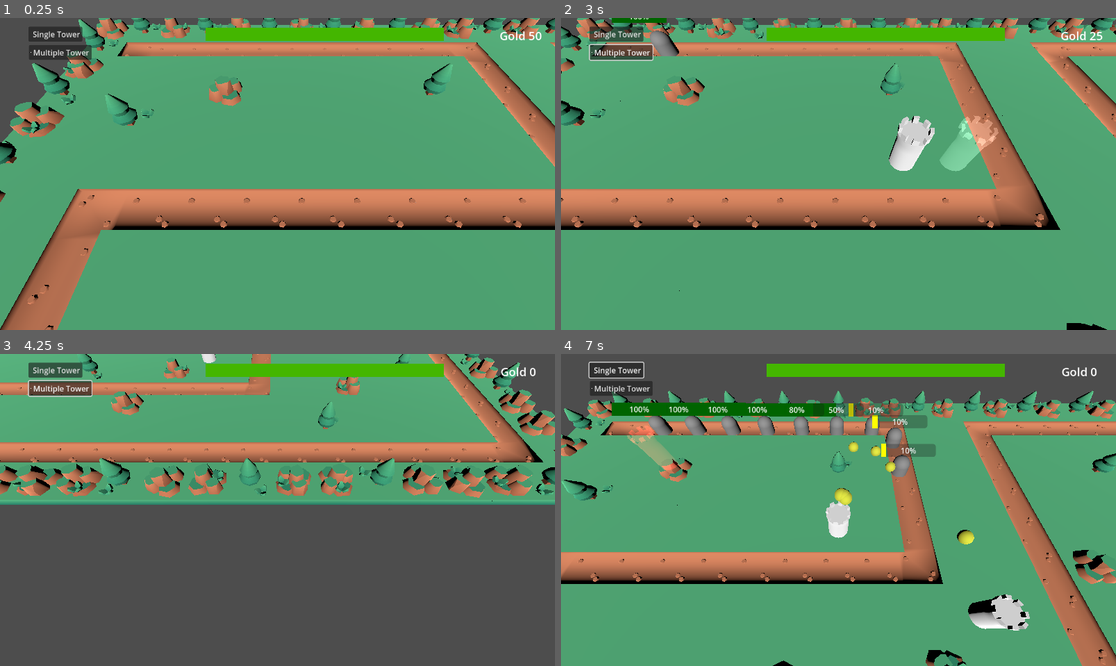
Above: before the commit, frames 1-4 (two rows, left to right).
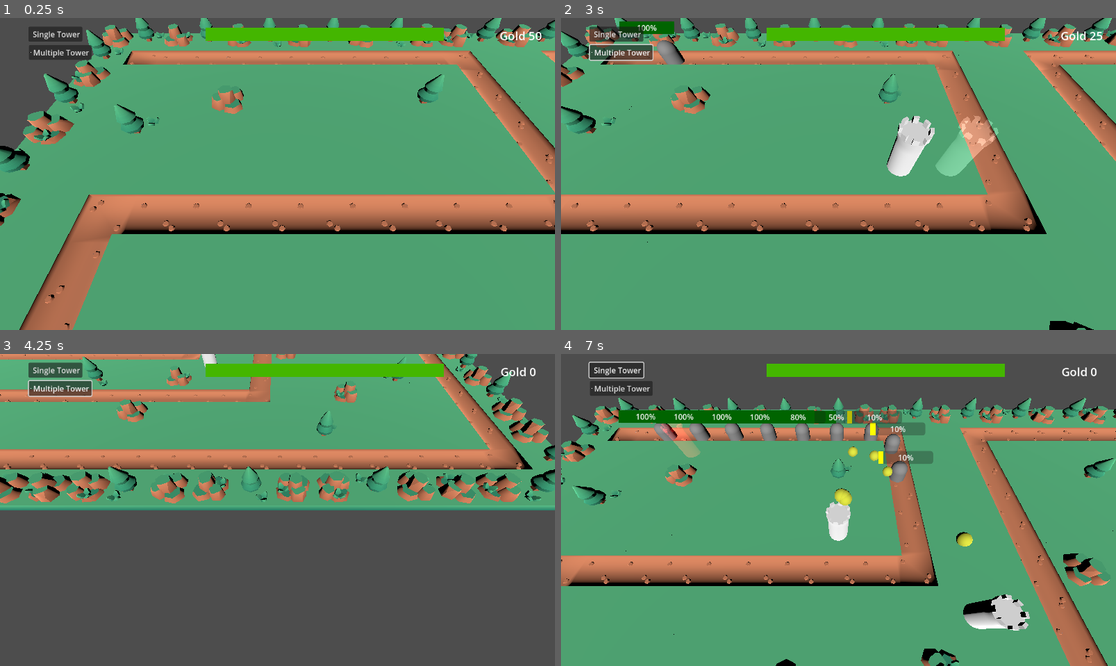
Above: after the commit, the same moments.

Repository: vhladko/tower_defence
Game: Godot game, scene res://main.tscn
Two runs of this game, one before a commit and one after it. Both use one fixed random seed, a clock stepped at 60 frames per second and the inputs below.
Inputs (mouse positions are in pixels of both pictures, inside the frame that each line leads up to):
- Up to frame 1 (0.25 s): no input
- Up to frame 2 (3 s): click "Single Tower" at 0.5 s; click "Single Tower" at 1.25 s; click "Multiple Tower" at 2 s; move the mouse to (960, 158) at 2.77 s; hold Right (ui_right) from 2.78 s (still down); tap Mouse wheel up (zoom_in) at 2.85 s; click (960, 158) at 2.92 s
- Up to frame 3 (4.25 s): move the mouse to (166, 525) at 3.52 s; release Right (ui_right) at 3.53 s; hold Down (ui_down) from 3.53 s (still down); tap Mouse wheel down (zoom_out) at 3.6 s; click (166, 525) at 3.67 s
- Up to frame 4 (7 s): move the mouse to (894, 441) at 4.27 s; release Down (ui_down) at 4.28 s; hold Right (ui_right) 4.28-5.03 s; tap Mouse wheel up (zoom_in) at 4.35, 5.85 s; click (894, 441) at 4.42 s; move the mouse to (810, 572) at 5.02 s; hold Up (ui_up) 5.03-5.78 s; tap Mouse wheel down (zoom_out) at 5.1, 6.6 s; click (810, 572) at 5.17 s; move the mouse to (1005, 556) at 5.77 s; hold Left (ui_left) from 5.78 s (still down); click (1005, 556) at 5.92 s; move the mouse to (672, 463) at 6.52 s; click (672, 463) at 6.67 s

The runs differ from the first frame. In frame 1, 22% of the frame differs, in the area x 0-100%, y 0-100%; in frame 2, 20%; in frame 3, 22%, in the area x 0-100%, y 0-51%; in frame 4, 19%.

Commit message:
add select

Diff:
--- /dev/null
+++ b/TowerInfo.tscn
@@ -0,0 +1,55 @@
+[gd_scene load_steps=3 format=3 uid="uid://e421rh620mc"]
+
+[ext_resource type="Script" uid="uid://cp2k13e2vl1ib" path="res://tower_info.gd" id="1_1jmgw"]
+
+[sub_resource type="StyleBoxFlat" id="StyleBoxFlat_r0qsy"]
+bg_color = Color(0.862522, 0.862522, 0.862522, 1)
+border_width_left = 2
+border_width_top = 2
+border_width_right = 2
+border_width_bottom = 2
+border_color = Color(0.0728426, 0.0728427, 0.0728426, 1)
+
+[node name="TowerInfo" type="Panel"]
+anchors_preset = 6
+anchor_left = 1.0
+anchor_top = 0.5
+anchor_right = 1.0
+anchor_bottom = 0.5
+offset_left = -256.0
+offset_top = -207.0
+offset_bottom = 70.0
+grow_horizontal = 0
+grow_vertical = 2
+theme_override_styles/panel = SubResource("StyleBoxFlat_r0qsy")
+script = ExtResource("1_1jmgw")
+
+[node name="Damage" type="Label" parent="."]
+layout_mode = 0
+offset_left = 6.0
+offset_top = 48.0
+offset_right = 70.0
+offset_bottom = 71.0
+theme_override_colors/font_color = Color(0, 0, 0, 1)
+theme_override_font_sizes/font_size = 14
+text = "Damage: "
+
+[node name="Name" type="Label" parent="."]
+layout_mode = 0
+offset_left = 5.0
+offset_top = 6.0
+offset_right = 95.0
+offset_bottom = 29.0
+theme_override_colors/font_color = Color(0, 0, 0, 1)
+theme_override_font_sizes/font_size = 14
+text = "Name: "
+
+[node name="Cost" type="Label" parent="."]
+layout_mode = 0
+offset_left = 5.0
+offset_top = 27.0
+offset_right = 45.0
+offset_bottom = 50.0
+theme_override_colors/font_color = Color(0, 0, 0, 1)
+theme_override_font_sizes/font_size = 14
+text = "Cost: "
--- a/building/building_area.gd
+++ /dev/null
@@ -1,21 +0,0 @@
-extends Node3D
-
-@export var cell_size: float = 2.0
-
-var occupied_cells := {}
-
-func reserve_cell(cell: Vector2i) -> void:
-	occupied_cells[cell] = true
-
-func can_build(cell: Vector2i) -> bool:
-	return occupied_cells.has(cell)
-
-func get_cell_from_world(pos: Vector3) -> Vector2i:
-	return Vector2i(
-		int(floor(pos.x / cell_size)),
-		int(floor(pos.z / cell_size))
-	)
-
-func add_building(buildingPrefab: PackedScene) -> void:
-	var building = buildingPrefab.instantiate()
-	add_child(building)
--- a/building/building_area.tscn
+++ /dev/null
@@ -1,27 +0,0 @@
-[gd_scene load_steps=5 format=3 uid="uid://vwt3pida7hlb"]
-
-[ext_resource type="Script" uid="uid://cenhte0tvss3n" path="res://building/building_area.gd" id="1_2rnn6"]
-
-[sub_resource type="StandardMaterial3D" id="StandardMaterial3D_2rnn6"]
-cull_mode = 1
-shading_mode = 0
-albedo_color = Color(0, 1, 0, 1)
-grow = true
-grow_amount = 0.05
-
-[sub_resource type="PlaneMesh" id="PlaneMesh_2rnn6"]
-material = SubResource("StandardMaterial3D_2rnn6")
-
-[sub_resource type="ConvexPolygonShape3D" id="ConvexPolygonShape3D_2rnn6"]
-points = PackedVector3Array(1.01587, 0.015873, 1.01587, -1.01587, -0.015873, -1.01587, -1.01587, 0.015873, -1.01587, 1.01587, -0.015873, -1.01587, -1.01587, -0.015873, 1.01587, -1.01587, 0.015873, 1.01587, 1.01587, 0.015873, -1.01587, 1.01587, -0.015873, 1.01587)
-
-[node name="BuildingArea" type="MeshInstance3D" groups=["building_area"]]
-layers = 1023
-mesh = SubResource("PlaneMesh_2rnn6")
-script = ExtResource("1_2rnn6")
-
-[node name="StaticBody3D" type="StaticBody3D" parent="."]
-collision_layer = 2
-
-[node name="CollisionShape3D" type="CollisionShape3D" parent="StaticBody3D"]
-shape = SubResource("ConvexPolygonShape3D_2rnn6")
--- a/building/tiles.tscn
+++ /dev/null
@@ -1,8 +0,0 @@
-[gd_scene load_steps=2 format=3 uid="uid://bwbafvuof5dbm"]
-
-[ext_resource type="PackedScene" uid="uid://vwt3pida7hlb" path="res://building/building_area.tscn" id="1_2oiep"]
-
-[node name="Tiles" type="Node3D"]
-
-[node name="BuildingArea" parent="." instance=ExtResource("1_2oiep")]
-transform = Transform3D(1, 0, 0, 0, 1, 0, 0, 0, 1, -0.00643551, 0, -0.191967)
--- a/main.tscn
+++ b/main.tscn
@@ -1,7 +1,6 @@
-[gd_scene load_steps=16 format=3 uid="uid://p0qdox26gotr"]
+[gd_scene load_steps=15 format=3 uid="uid://p0qdox26gotr"]
 
 [ext_resource type="PackedScene" uid="uid://bs72ogkvdd7d6" path="res://addons/proto_controller/proto_controller.tscn" id="1_ig7tw"]
-[ext_resource type="PackedScene" uid="uid://vwt3pida7hlb" path="res://building/building_area.tscn" id="2_0xm2m"]
 [ext_resource type="PackedScene" uid="uid://dlr83bq74u2dg" path="res://scenes/towers/default/default_tower.tscn" id="3_efxa6"]
 [ext_resource type="Script" uid="uid://iiv2if27yq38" path="res://user_hp.gd" id="6_5vw27"]
 [ext_resource type="Script" uid="uid://bs484cuntdloo" path="res://button.gd" id="6_7mycd"]
@@ -61,11 +60,8 @@
 building = ExtResource("9_kek77")
 building_icon = SubResource("CanvasTexture_272bh")
 
-[node name="BuildingArea" parent="." instance=ExtResource("2_0xm2m")]
-transform = Transform3D(1, 0, 0, 0, 1, 0, 0, 0, 1, -11.3928, 1.94877, 8.01116)
-layers = 3
-
 [node name="Map" parent="." instance=ExtResource("6_272bh")]
+transform = Transform3D(1, 0, 0, 0, 1, 0, 0, 0, 1, 0, -0.5, 0)
 
 [node name="Control2" type="Control" parent="."]
 layout_mode = 3
@@ -106,8 +102,10 @@
 script = ExtResource("8_4c57u")
 
 [node name="GameOver" parent="." instance=ExtResource("7_5vw27")]
+visible = false
 
 [node name="GameWin" parent="." instance=ExtResource("8_5vw27")]
+visible = false
 
 [node name="AudioStreamPlayer" type="AudioStreamPlayer" parent="."]
 stream = ExtResource("11_efxa6")
--- a/project.godot
+++ b/project.godot
@@ -20,6 +20,7 @@
 State="*res://game_state.gd"
 BuildManager="*res://globals/build_manager.gd"
 AudioManager="*res://globals/audio_manager.gd"
+TowerInfo="*res://TowerInfo.tscn"
 
 [global_group]
 
--- a/resources/building/base_building.gd
+++ b/resources/building/base_building.gd
@@ -6,6 +6,7 @@
 var bullet_prefab: PackedScene
 var fire_rate: float
 var _is_selected: bool = false
+var _selection: MeshInstance3D
 var _cam: Camera3D
 
 var is_ghost: bool = false
@@ -13,6 +14,8 @@
 
 func _ready() -> void:
 	_cam = get_viewport().get_camera_3d()
+	create_selection()
+	_selection.visible = false
 	bullet_prefab = building_data.bullet_prefab
 	fire_rate = building_data.fire_rate
 	var attack_range = create_attack_range(building_data.attack_range_radius)
@@ -38,7 +41,15 @@
 		if ray_result.size() > 0:
 			var col = ray_result.get('collider')
 			if col is StaticBody3D:
-				_is_selected = is_ancestor_of(col)
+				_is_selected = is_ancestor_of(col) and !is_ghost
+				_selection.visible = _is_selected
+				if _is_selected:
+					var bullet: BaseBullet = bullet_prefab.instantiate()
+					TowerInfo.select_tower(building_data.cost, bullet.bullet_data.damage, name)
+	if event is InputEventMouseButton and event.button_index == MOUSE_BUTTON_RIGHT:
+		_is_selected = false
+		_selection.visible = false
+		TowerInfo.unselect_tower()
 
 
 func _on_timer_timeout():
@@ -102,3 +113,14 @@
 		var col = ray_result.get('collider')
 		if col is StaticBody3D:
 			_is_selected = is_ancestor_of(col)
+
+func create_selection():
+	_selection = MeshInstance3D.new()
+	var material = StandardMaterial3D.new()
+	material.albedo_color = Color(0.6, 0.9, 0, 1)
+
+	var plane_mesh := PlaneMesh.new()
+	plane_mesh.surface_set_material(0, material)
+	_selection.mesh = plane_mesh
+
+	add_child(_selection)
--- a/scenes/towers/default/building.tscn
+++ /dev/null
@@ -1,9 +0,0 @@
-[gd_scene load_steps=2 format=3 uid="uid://c58wt45axem3"]
-
-[ext_resource type="PackedScene" uid="uid://blgx61sket1mj" path="res://assets/tower-round-build-d.glb" id="4_s5ctk"]
-
-[node name="DefaultBuilding" type="Node3D"]
-metadata/_custom_type_script = "uid://3u6b2fupfwqu"
-
-[node name="tower-round-build-d" parent="." instance=ExtResource("4_s5ctk")]
-transform = Transform3D(2, 0, 0, 0, 2, 0, 0, 0, 2, 0, 0, 0)
--- /dev/null
+++ b/tower_info.gd
@@ -0,0 +1,17 @@
+extends Panel
+
+@onready var cost_label = get_node("Cost")
+@onready var name_label = get_node("Name")
+@onready var damage_label = get_node("Damage")
+
+func _ready():
+	visible = false
+
+func select_tower(cost: float, damage: float, tower_name: String):
+	cost_label.text = 'Cost: %d' % cost
+	damage_label.text = 'Damage: %d' % damage
+	name_label.text = 'Name: %s' % tower_name
+	visible = true
+
+func unselect_tower():
+	visible = false
Not shown: 1 places in Map.tscn that only renumber resources
Not shown, removed: building/building_area.gd.uid
Not shown, added: tower_info.gd.uid
